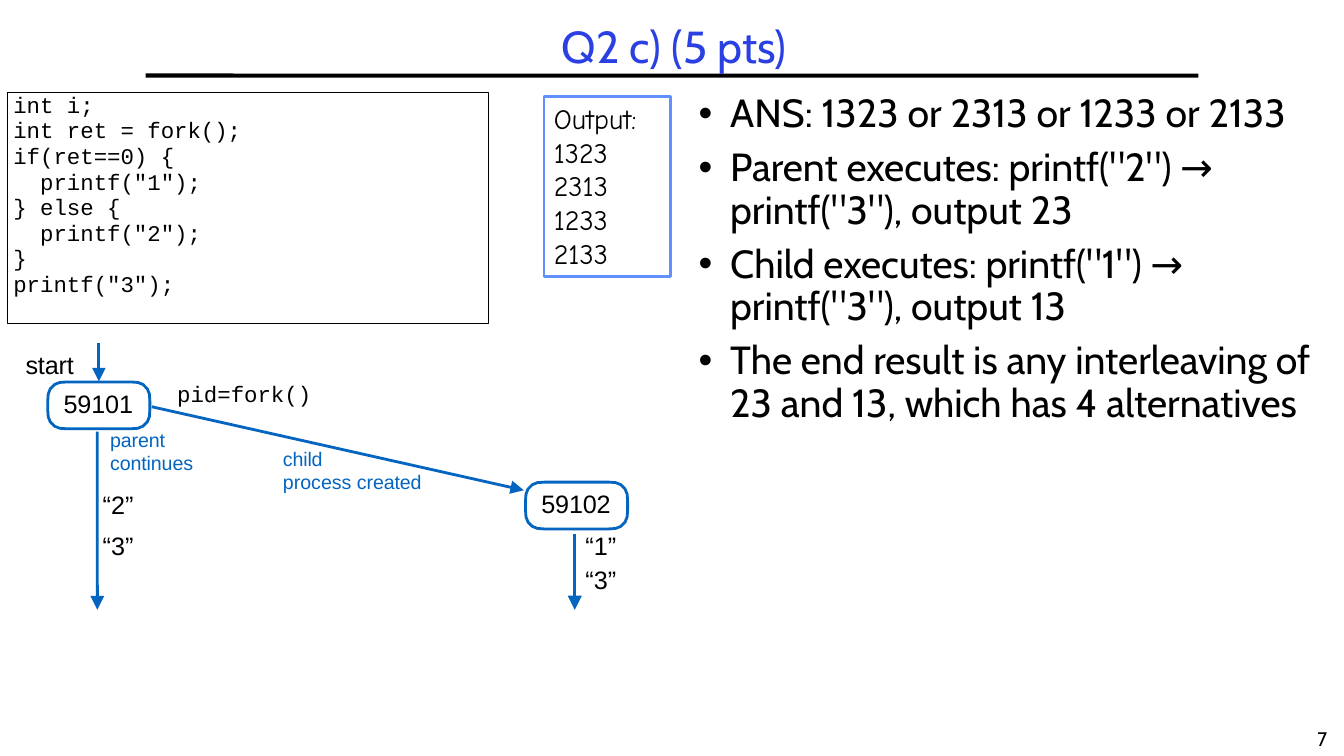
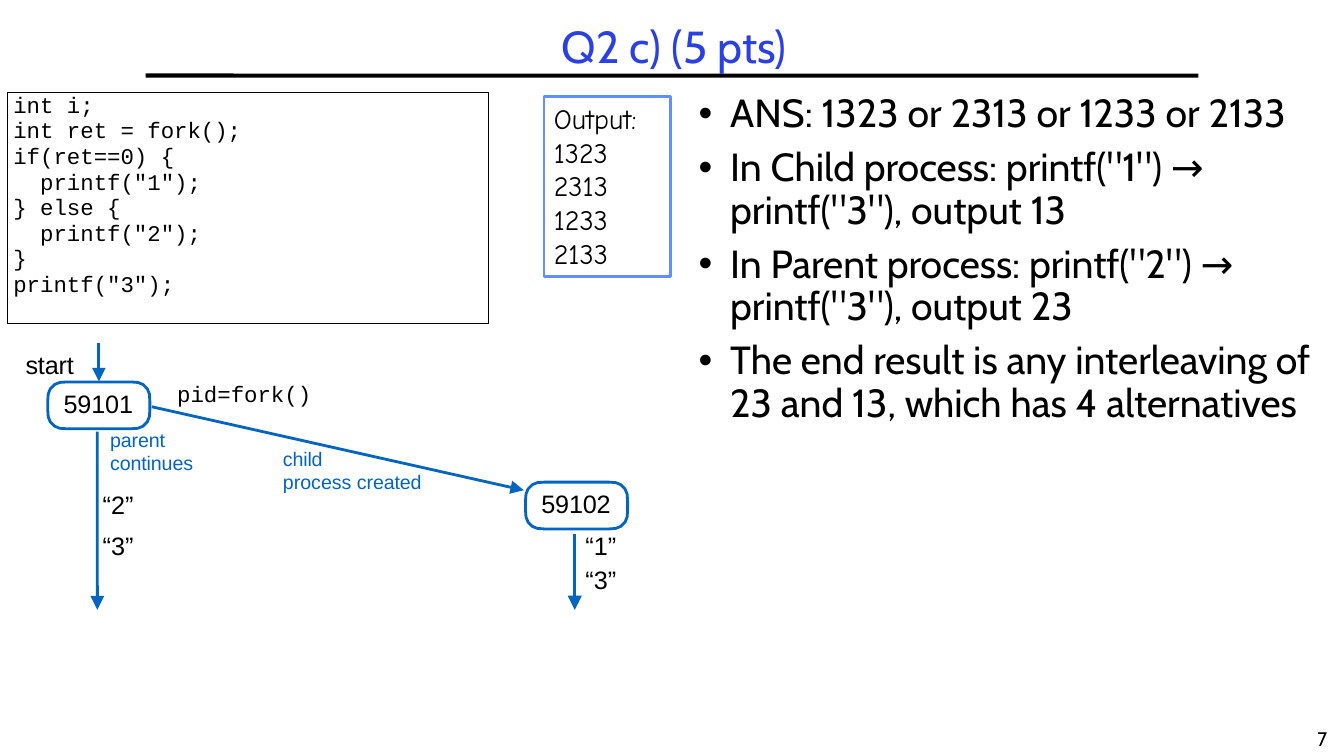
Before and after one commit to guhofstra/CSC256Fa25, a slide deck: slide 7 of PPTs/Exam/CSC112 MidtermExam Sp2025.pptx. Drawn at 1344x756 pixels with LibreOffice and Linux fonts; fonts in the diff are those of the drawing. Boxes give left, top, right and bottom in pixels: in the first picture for what was removed or moved away, otherwise in the second. Text is boxed around its words. In the diff, an @@ line names an element or a change of style, - is before the commit and + after.

```diff
--- a/PPTs/Exam/CSC112 MidtermExam Sp2025.pptx
+++ b/PPTs/Exam/CSC112 MidtermExam Sp2025.pptx
@@ text at bbox=[730, 151, 1192, 330]: text changed @@
-• Parent executes: printf("2") → printf("3"), output 23
-• Child executes: printf("1") → printf("3"), output 13
+• In Child process: printf("1") → printf("3"), output 13
+• In Parent process: printf("2") → printf("3"), output 23
```
Also in this commit, not shown: 2 other slides changed, 5 other files.
